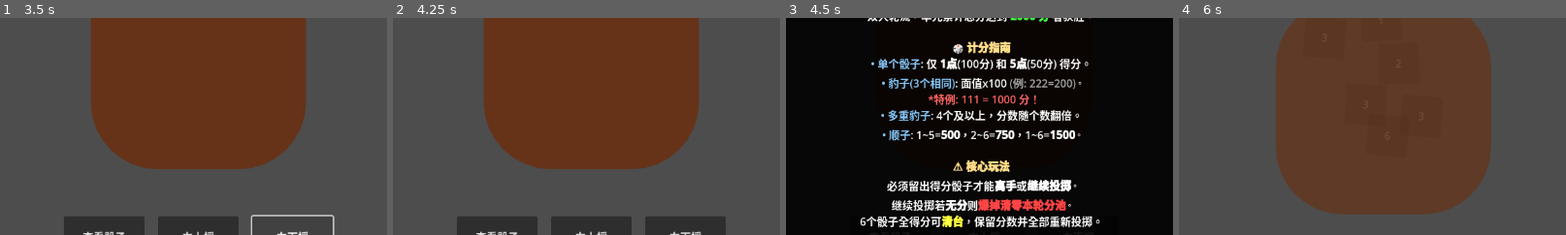
Above: before the commit, frames 1-4 (left to right).
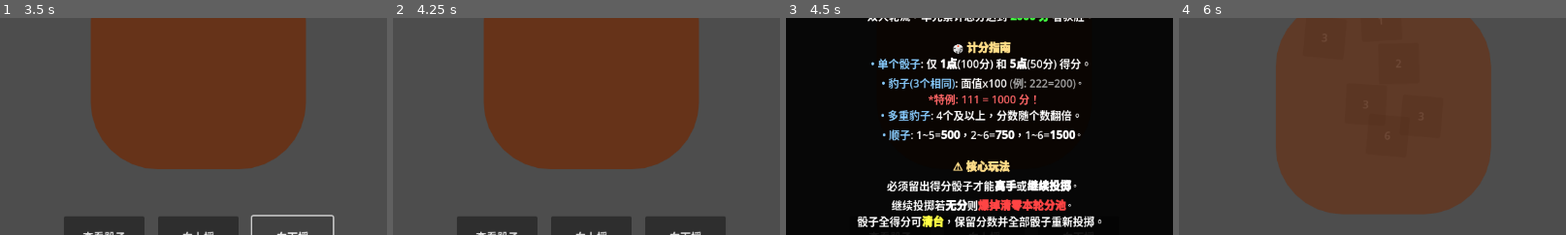
Above: after the commit, the same moments.

Repository: Se6ast1anFan/Farkle
Game: Godot game, scene res://GameTest.tscn
Two runs of this game, one before a commit and one after it. Both use one fixed random seed, a clock stepped at 60 frames per second and the inputs below.
Inputs:
- Up to frame 1 (3.5 s): click "查看骰子" at 0.5 s; tap Enter at 1.25 s; hold D 1.28-2 s; tap B at 1.35 s; tap Space at 1.52 s; click "向上摇" at 2 s; click "向下摇" at 2.75 s
- Up to frame 2 (4.25 s): click "重开游戏" at 3.5 s
- Up to frame 3 (4.5 s): click "说明" at 4.25 s
- Up to frame 4 (6 s): click "继续游戏" at 5 s; tap Space at 5.75 s; hold S from 5.78 s (still down); tap G at 5.85 s
The pictures show only the part of the screen within x 24-74%, y 33-83%; the shares and areas given below are measured in that part.

Frames 1-2 are identical in both runs. In frame 3, 2.6% of the frame differs, in the area x 18-82%, y 90-97%; in frame 4, nothing differs.

Commit message:
优化游戏说明文本

Diff:
--- a/GameTest.gd
+++ b/GameTest.gd
@@ -277,7 +277,7 @@
 [color=#ffdd88][b]⚠️ 核心玩法[/b][/color]
 必须留出得分骰子才能[b]离手[/b]或[b]继续投掷[/b]。
 继续投掷若[b]无分[/b]则[color=#ff4444][b]爆掉清零本轮分池[/b][/color]。
-6个骰子全得分可[color=#ffff44][b]清台[/b][/color]，保留分数并全部重新投掷。
+骰子全得分可[color=#ffff44][b]清台[/b][/color]，保留分数并全部骰子重新投掷。
 
 -------------------------下滑查看更多-------------------------
 
